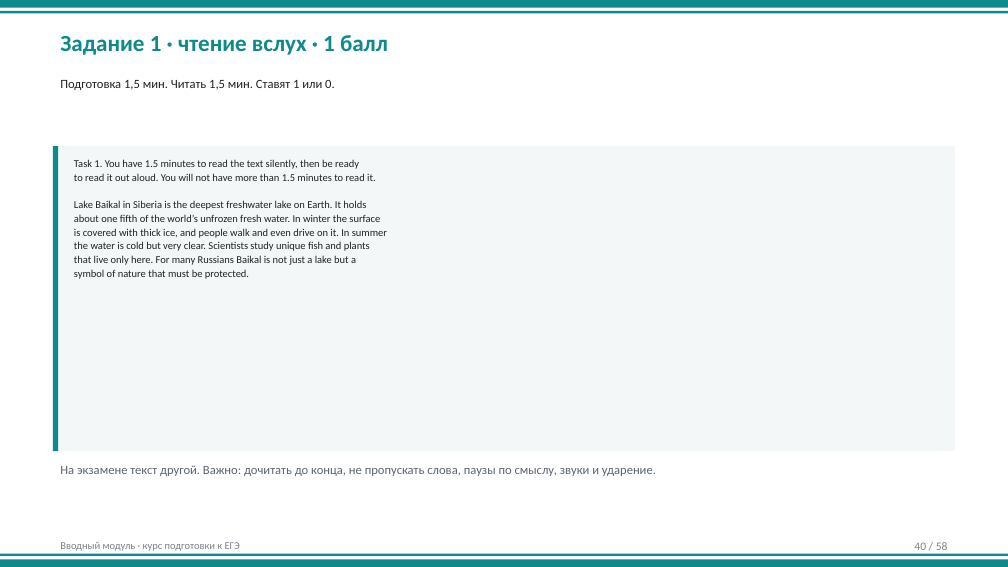
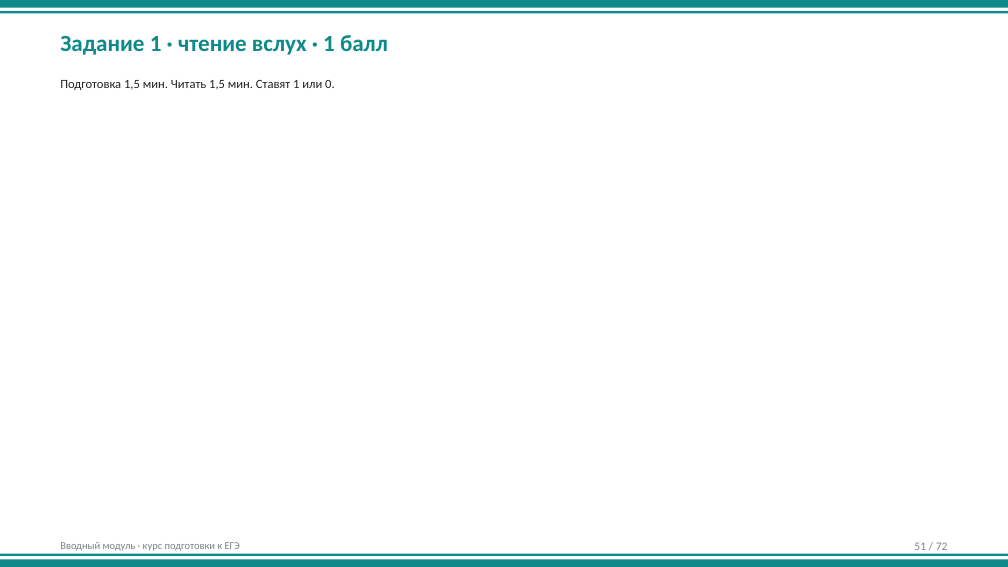
Before and after one commit to munlightshadow/music, a slide deck: slide 51 of ege-english-course/03-curriculum/intro-student/вводный-модуль.pptx (slide 40 before the commit). Drawn at 1008x567 pixels with LibreOffice and Linux fonts; fonts in the diff are those of the drawing. Boxes give left, top, right and bottom in pixels: in the first picture for what was removed or moved away, otherwise in the second. Text is boxed around its words. In the diff, an @@ line names an element or a change of style, - is before the commit and + after.

```diff
--- a/ege-english-course/03-curriculum/intro-student/вводный-модуль.pptx
+++ b/ege-english-course/03-curriculum/intro-student/вводный-модуль.pptx
@@ rectangle removed at (53, 146, 955, 451) @@
@@ rectangle removed at (53, 146, 58, 451) @@
@@ text removed at (74, 159, 387, 279) @@
-Task 1. You have 1.5 minutes to read the text silently, then be ready
-to read it out aloud. You will not have more than 1.5 minutes to read it.
-Lake Baikal in Siberia is the deepest freshwater lake on Earth. It holds
-about one fifth of the world’s unfrozen fresh water. In winter the surface
-is covered with thick ice, and people walk and even drive on it. In summer
-the water is cold but very clear. Scientists study unique fish and plants
-that live only here. For many Russians Baikal is not just a lake but a
-symbol of nature that must be protected.
@@ text removed at (60, 465, 656, 476) @@
-На экзамене текст другой. Важно: дочитать до конца, не пропускать слова, паузы по смыслу, звуки и ударение.
@@ text at (914, 542, 948, 550): text changed @@
-40 / 58
+51 / 72
```
Also in this commit, not shown: 51 other slides changed, 20 slides added, 6 slides removed, 38 other files.
